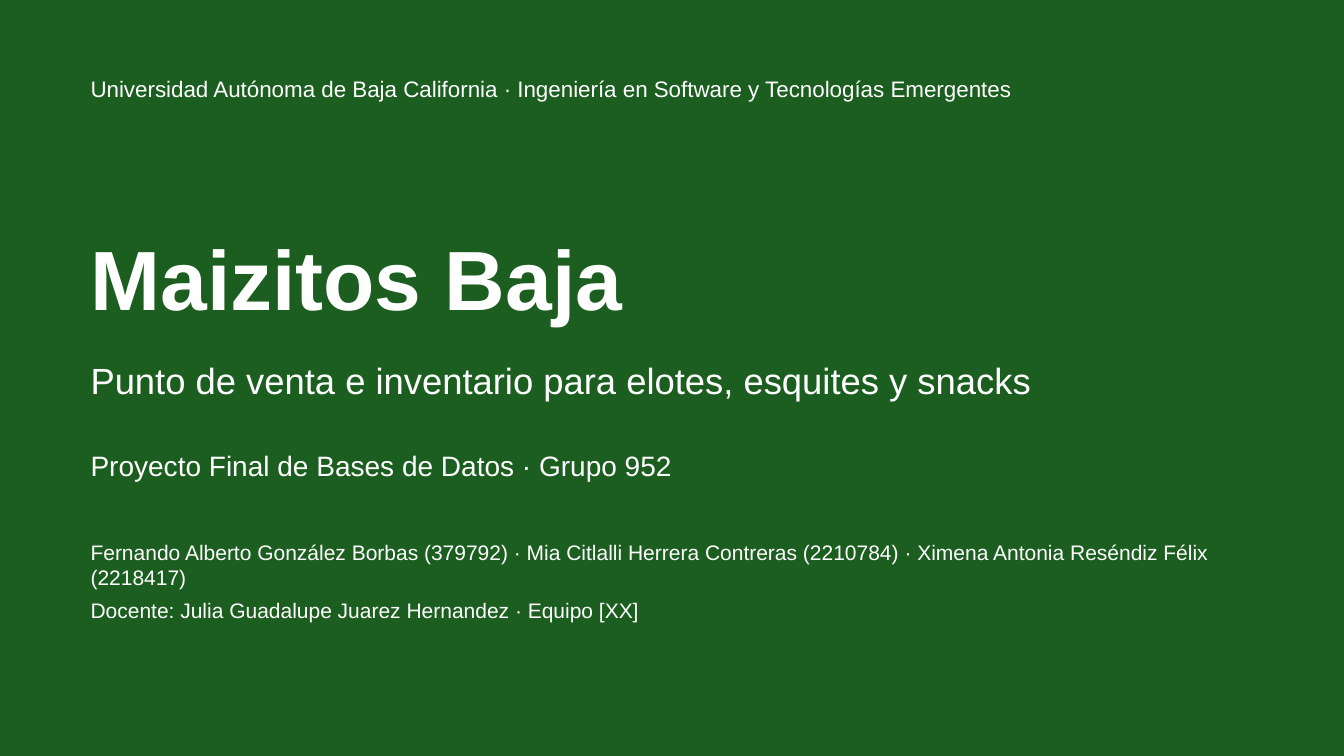
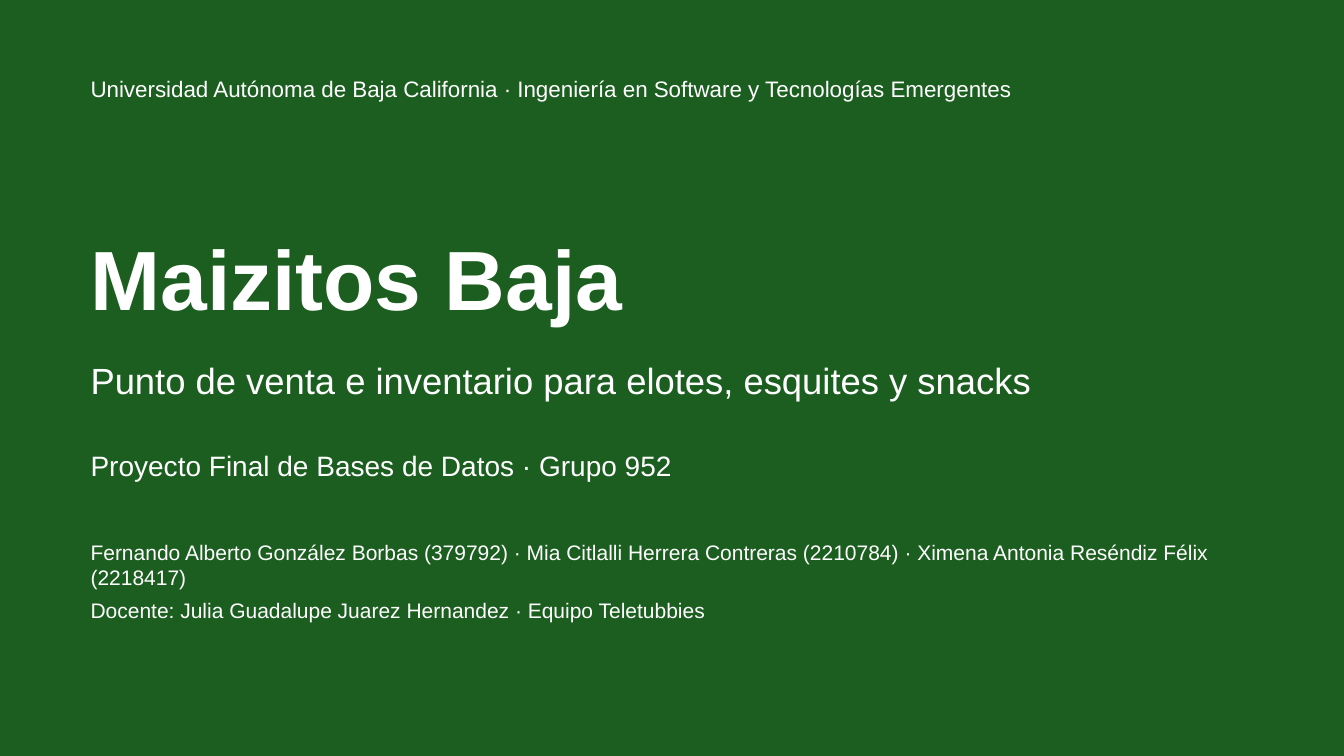
Before and after one commit to menaxmn/MaizitosBaja, a slide deck: slide 1 of Presentacion/Presentacion.pptx. Drawn at 1344x756 pixels with LibreOffice and Linux fonts; fonts in the diff are those of the drawing. Boxes give left, top, right and bottom in pixels: in the first picture for what was removed or moved away, otherwise in the second. Text is boxed around its words. In the diff, an @@ line names an element or a change of style, - is before the commit and + after.

```diff
--- a/Presentacion/Presentacion.pptx
+++ b/Presentacion/Presentacion.pptx
@@ text at <box>91,602,705,623</box>: text changed @@
-Docente: Julia Guadalupe Juarez Hernandez · Equipo [XX]
+Docente: Julia Guadalupe Juarez Hernandez · Equipo Teletubbies
```
Also in this commit, not shown: 1 other file.
